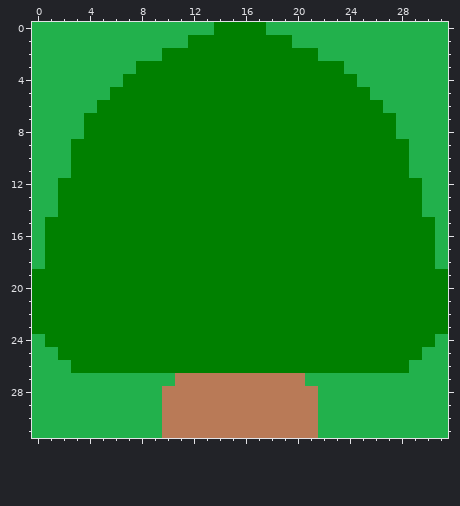
Edited in one commit: pixel-art sprite (res/textures/tree.png). Above, as it was before the edit.
The file is 32x32 pixels.
The same view after the edit:
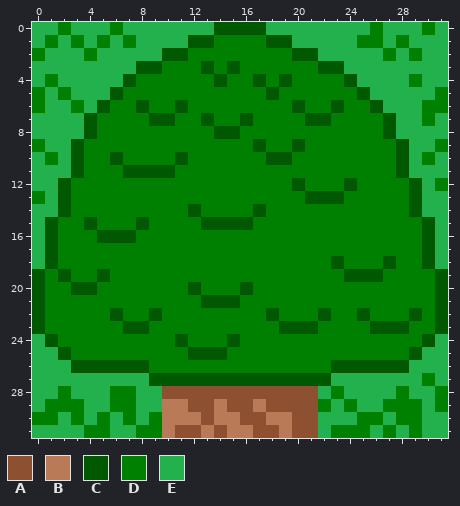
Palette (. is transparent): A #8d5131  B #b97a57  C #005800  D #008000  E #22b14c
Diff:
Changed rows in their new state; - is an unchanged pixel.
first column x 0:
 0 --D---D-------CCCC--------D---D-
 1 -D-D-D-D----CC----CC-----DD-D---
 2 D---D-----CC--------CC-----D-D--
 3 --------CC---C-C------CC--------
 4 -D-----C------C--C-C----C----D--
 5 D-D---C-----------C------C-----D
 6 D--D-C--C--C--------C--C--C---DD
 7 ----C----CC--C--C----CC----C--D-
 8 ----C---------CC-----------C----
 9 D--C-------------C--C-------C--D
10 -D-C--C----C------CC--------C-D-
11 ---C---CCCC-----------------C---
12 --C-----------------C---C----C-D
13 D-C------------------CCC-----C--
14 --C---------C----C-----------C--
15 -C--C---C----CCCC-------------C-
16 -C---CCC----------------------C-
17 -C----------------------------C-
18 -C---------------------C---C--C-
19 C-C--C------------------CCC----C
20 C--CC-------C---C--------------C
21 C------------CCC---------------C
22 C-----C--C--------C---C--C---C-C
23 C------CC----------CCC----CCC--C
24 -C---------C---C--------------C-
25 --C---------CCC--------------C--
26 ---CCCCCC--------------CCCCCC---
27 ---------CCCCCCCCCCCCCC-------D-
28 --D---DD--AAAAAAAAAAAA-D----D--D
29 -DDD--DD----AA-AA-AAAAD-D--DDD-D
30 DD-D-D-D-D---A--AA--AA---DD-DD--
31 ----DD--DD-AA-A--AA-AA-DDD-D-D--
